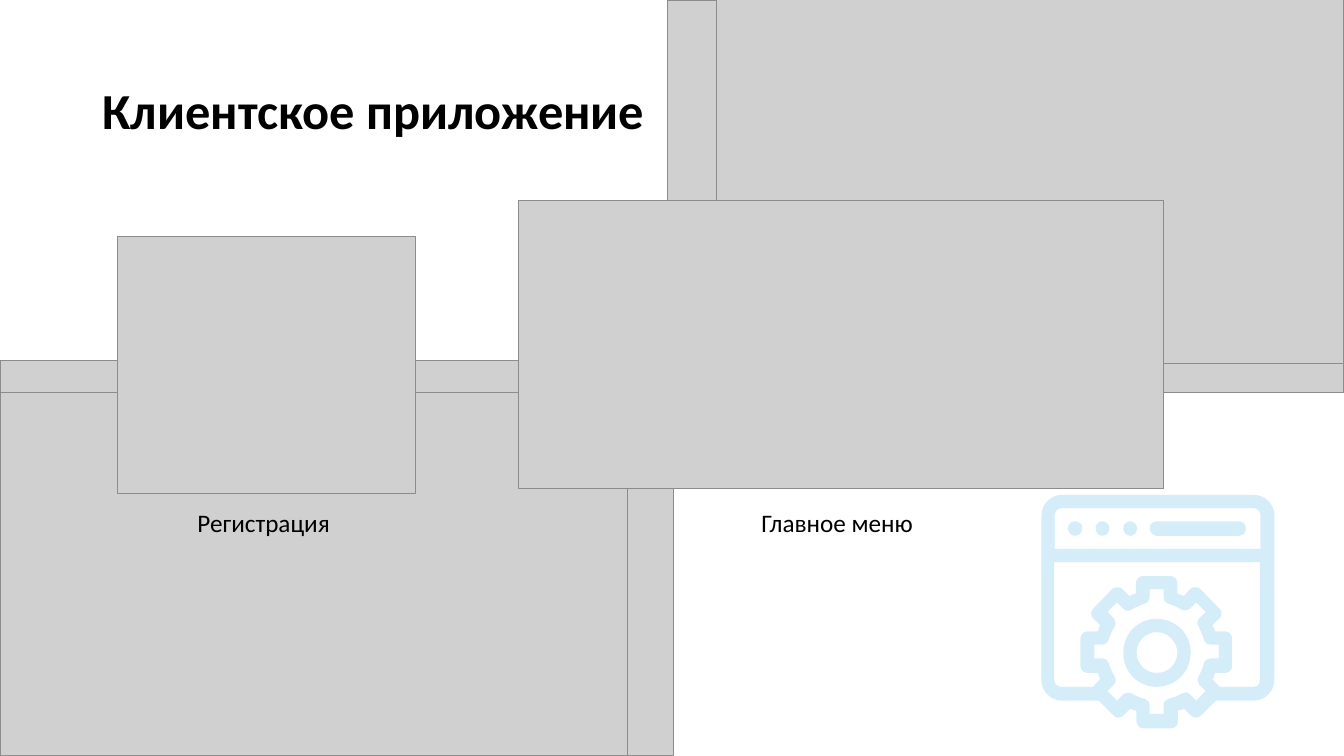
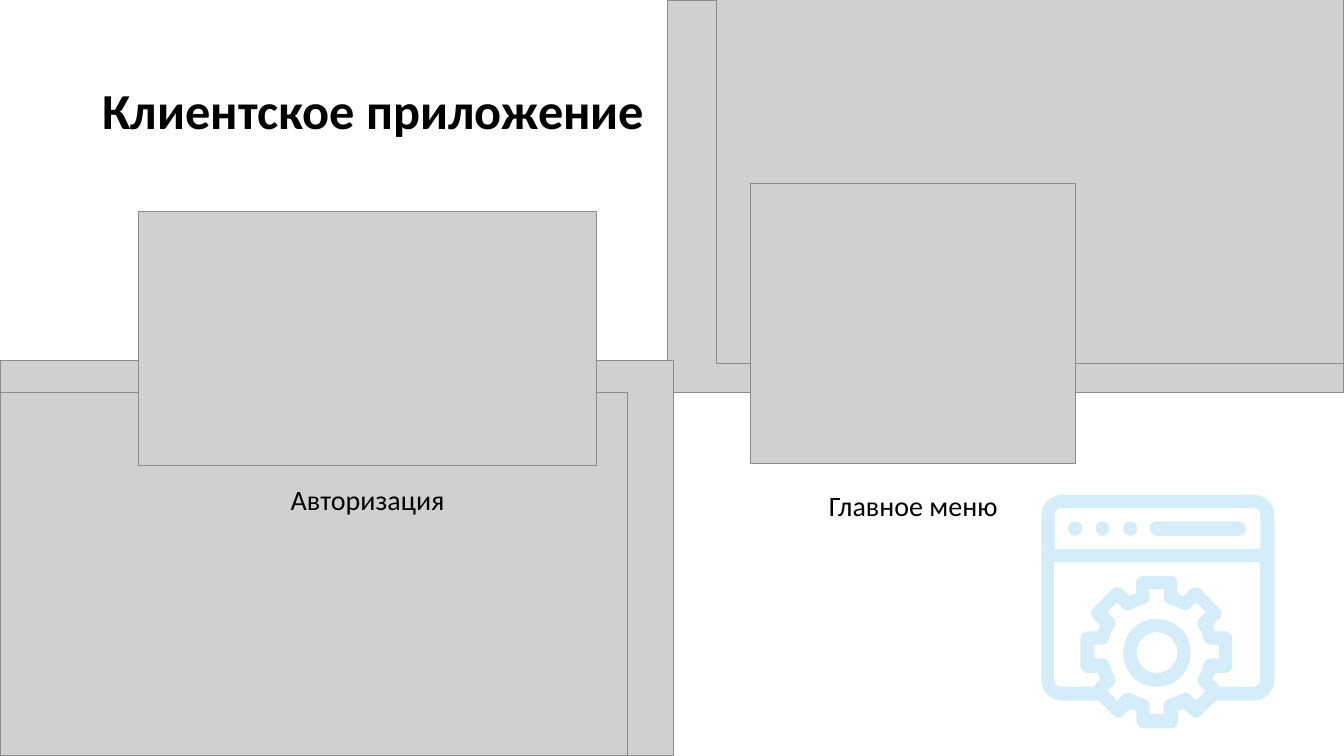
Before and after one commit to Immortian/ASP.NET-Core-HRM, a slide deck: slide 11 of Документация/Презентация.pptx. Drawn at 1344x756 pixels with LibreOffice and Linux fonts; fonts in the diff are those of the drawing; grey boxes stand for pictures. Boxes give left, top, right and bottom in pixels: in the first picture for what was removed or moved away, otherwise in the second. Text is boxed around its words. In the diff, an @@ line names an element or a change of style, - is before the commit and + after.

```diff
--- a/Документация/Презентация.pptx
+++ b/Документация/Презентация.pptx
@@ picture removed at (519, 201, 1165, 489) @@
@@ picture: place and size @@
-picture at (117, 236, 415, 493)
+picture at (751, 184, 1076, 464)
@@ picture added at (139, 212, 597, 466) @@
@@ text added at (291, 492, 445, 515), 20 pt, text #000000 @@
+Авторизация
@@ text "Главное меню": place and size @@
-text "Главное меню" at (761, 515, 913, 532)
+text "Главное меню" at (829, 498, 997, 517)
@@ text "Главное меню" at (829, 498, 997, 517): size 18 to 20 pt; alignment left to centre @@
@@ text removed at (197, 516, 329, 536) @@
-Регистрация
```
Also in this commit, not shown: 11 other slides changed, 3 slides added, 1 slide removed, 38 other files.
